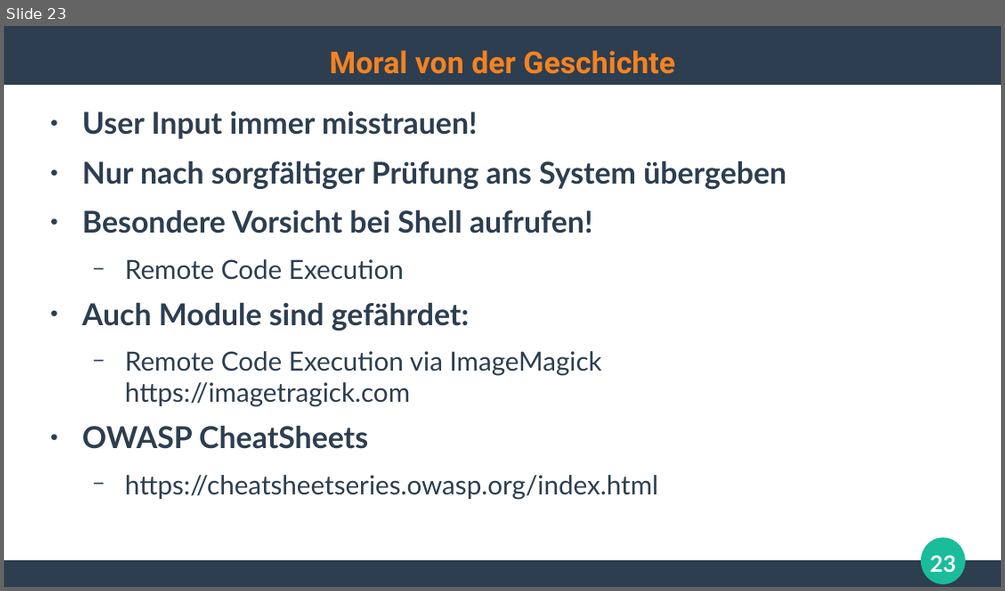
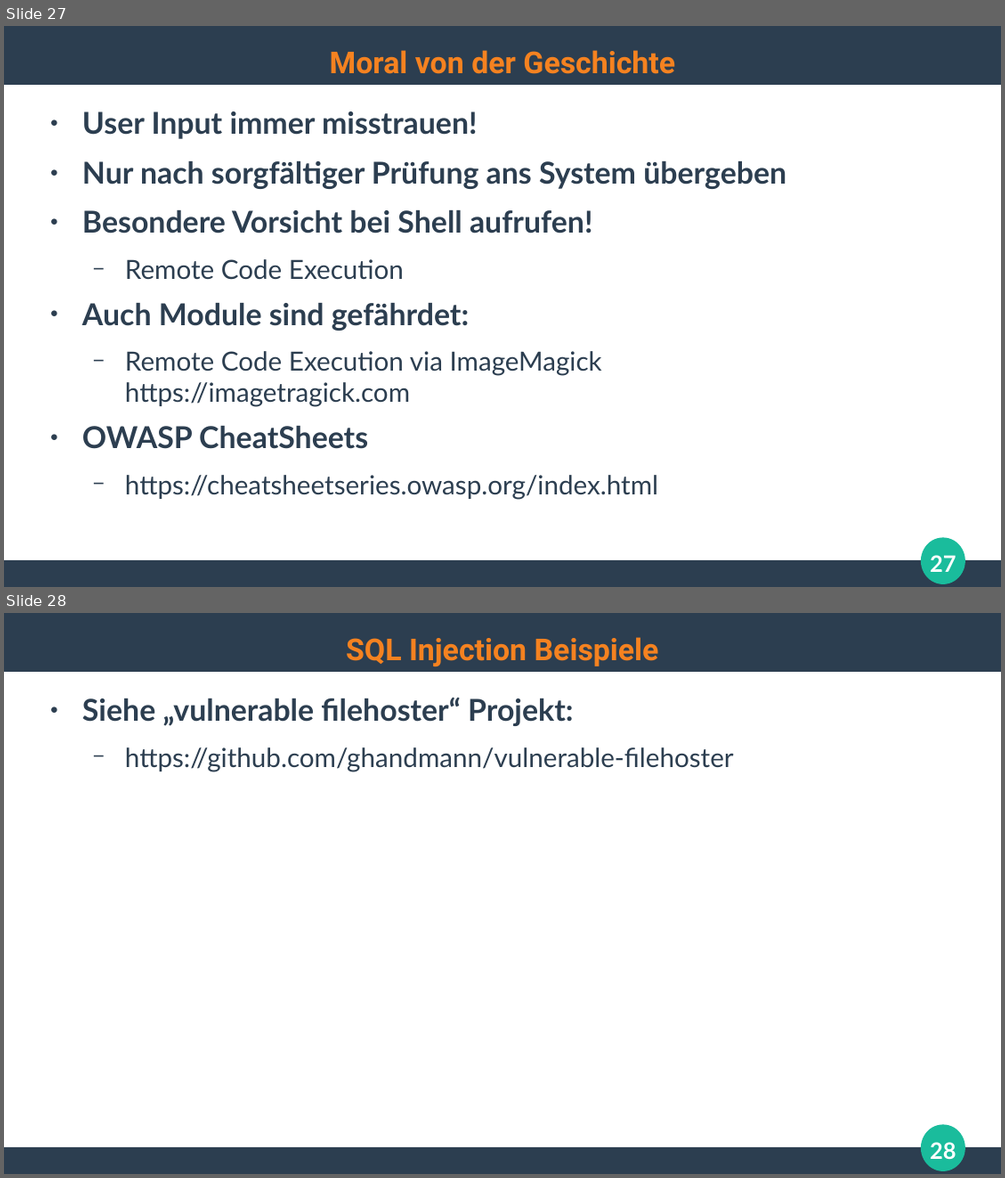
Before and after one commit to ghandmann/HS-AlbSig-WebAnwendungen2, a slide deck: Kapitel/06_WebSecurity.odp. Shown one above the other, each under a label of ours: slide 23 before the commit, slides 27 and 28 after it. The pictures are 1005x591 and 1005x1178 pixels, drawn with LibreOffice and Linux fonts; fonts in the diff are those of the drawing. Boxes give left, top, right and bottom in pixels: in the first picture for what was removed or moved away, otherwise in the second. Text is boxed around its words. In the diff, an @@ line names an element or a change of style, - is before the commit and + after.

```diff
--- a/Kapitel/06_WebSecurity.odp
+++ b/Kapitel/06_WebSecurity.odp
@@ slide 28 added at box(4, 613, 1001, 1174), background #FFFFFF; not listed: 3 template elements that a slide beside it also shows @@
@@ title added at box(346, 637, 659, 666), 24 pt, text #F58220, bold @@
+SQL Injection Beispiele
@@ text added at box(82, 697, 734, 772), 21 pt, text #2C3E50 @@
+● Siehe „vulnerable filehoster“ Projekt:
+  − https://github.com/ghandmann/vulnerable-filehoster
@@ page number added at box(930, 1142, 955, 1159), 18 pt, text #FFFFFF, bold @@
+28
@@ what was slide 23 is now slide 27 @@
@@ page number at box(930, 555, 955, 572): text changed @@
-23
+27
```
Also in this commit, not shown: 9 other slides added.
